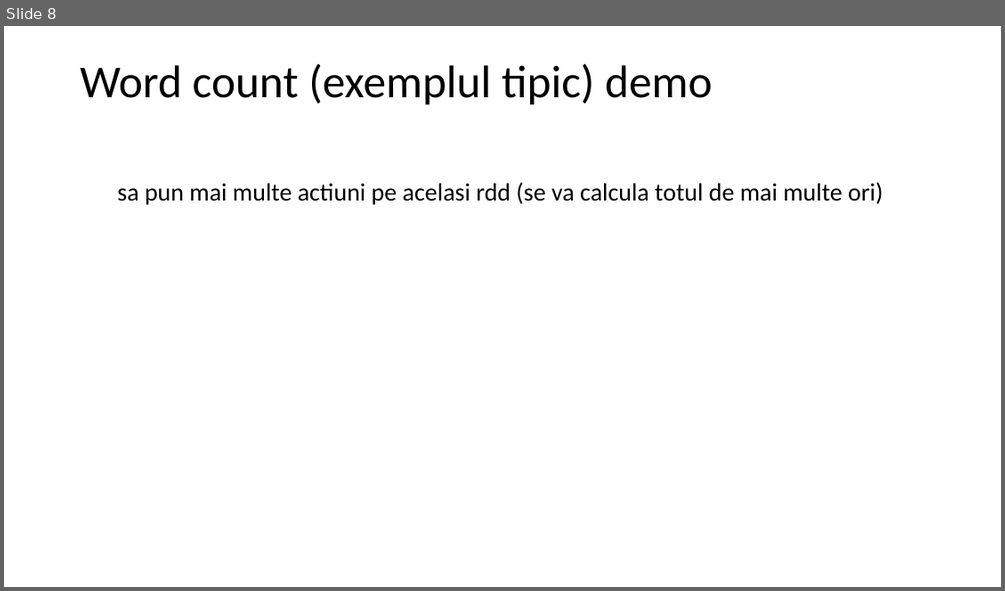
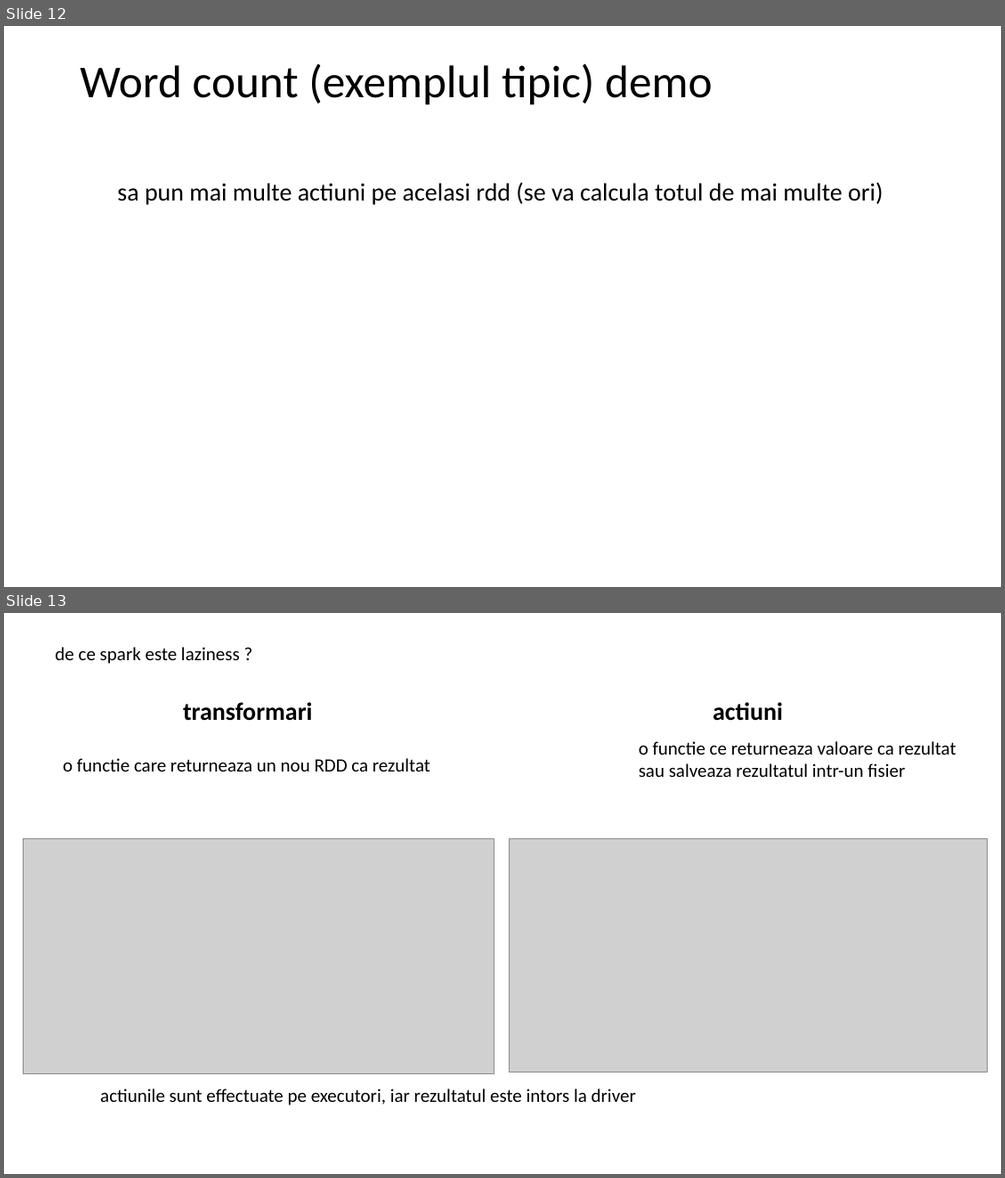
Before and after one commit to dorin-miron/MusicCl, a slide deck: scala-spark.pptx. Shown one above the other, each under a label of ours: slide 8 before the commit, slides 12 and 13 after it. The pictures are 1005x591 and 1005x1178 pixels, drawn with LibreOffice and Linux fonts; fonts in the diff are those of the drawing; grey boxes stand for pictures. Boxes give left, top, right and bottom in pixels: in the first picture for what was removed or moved away, otherwise in the second. Text is boxed around its words. In the diff, an @@ line names an element or a change of style, - is before the commit and + after.

```diff
--- a/scala-spark.pptx
+++ b/scala-spark.pptx
@@ slide 13 added at (4, 613, 1001, 1174), background #FFFFFF @@
@@ text added at (55, 647, 240, 664), 18 pt, text #000000 @@
+de ce spark este laziness ?
@@ text added at (183, 702, 313, 721), 24 pt, text #000000, bold @@
+transformari
@@ text added at (712, 702, 783, 721), 24 pt, text #000000, bold @@
+actiuni
@@ text added at (639, 741, 956, 777), 18 pt, text #000000 @@
+    o functie ce returneaza valoare ca rezultat sau salveaza rezultatul intr-un fisier
@@ text added at (63, 758, 430, 771), 18 pt, text #000000 @@
+    o functie care returneaza un nou RDD ca rezultat
@@ picture added at (23, 838, 494, 1074) @@
@@ picture added at (509, 838, 987, 1071) @@
@@ text added at (100, 1088, 636, 1105), 18 pt, text #000000 @@
+actiunile sunt effectuate pe executori, iar rezultatul este intors la driver
@@ what was slide 8 is now slide 12 @@
```
Also in this commit, not shown: 5 slides changed, 14 other slides added, 5 slides removed, 1 other file.
